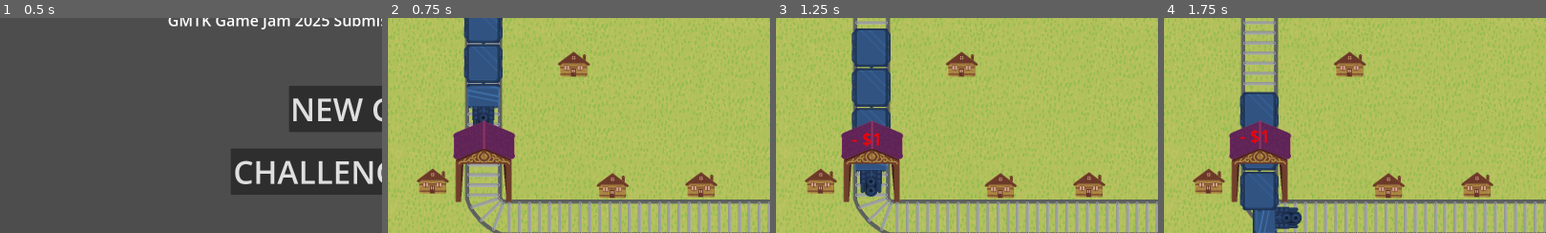
Above: before the commit, frames 1-4 (left to right).
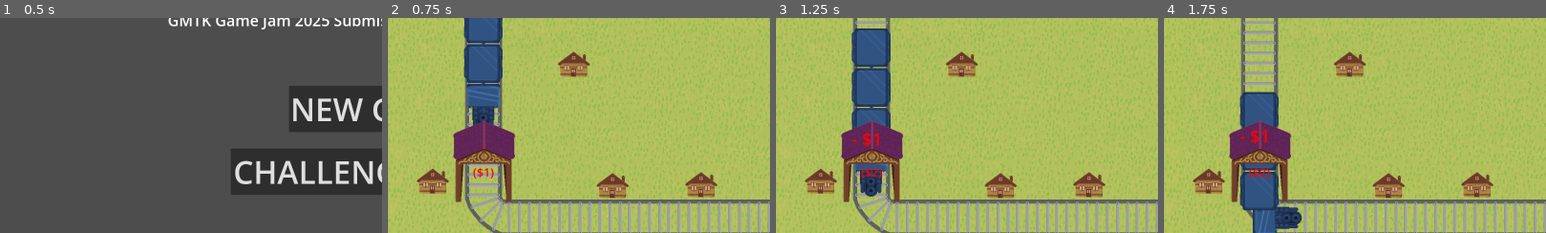
Above: after the commit, the same moments.

Repository: decadentpig/GMTK2025
Game: Godot game, scene res://main_menu.tscn
Same seed, same stepped clock (60 frames per second), same inputs: the game is played once before the commit and once after it.
Inputs (mouse positions are % of the whole screen's width and height, from its top left):
- Up to frame 1 (0.5 s): no input
- Up to frame 2 (0.75 s): click "CHALLENGE MODE" at 0.5 s
- Up to frame 3 (1.25 s): no input
- Up to frame 4 (1.75 s): move the mouse to (72, 45) at 1.27 s; click (72, 45) at 1.35 s
The pictures show only the part of the screen within x 0-50%, y 30-80%; the shares and areas given below are measured in that part.

Frame 1 is identical in both runs. In frame 2, 0.1% of the frame differs, in the area x 22-28%, y 69-75%; in frame 3, 0.1%; in frame 4, 0.1%.

Commit message:
Added tax upcoming label

Diff:
--- a/game_manager.gd
+++ b/game_manager.gd
@@ -37,6 +37,8 @@
 @export var node_spawns: Node2D
 @export var contract_spawns: Node2D
 @export var factory_spawns: Node2D
+
+@export var next_tax_label: Label
 
 func func_get_cord_for_side(side: Variant) -> int:
 	if typeof(side) == TYPE_INT:
@@ -1079,6 +1081,7 @@
 
 func _process(delta: float) -> void:
 	money_text.text = str(Stats.money)
+	next_tax_label.text = '($' + str(checkpoint_tax) + ')'
 
 func _physics_process(delta: float) -> void:
 	process_finite_state_machine()
--- a/scene.tscn
+++ b/scene.tscn
@@ -677,13 +677,14 @@
 debug_color = Color(0.936779, 0.0082163, 0.627694, 0.42)
 metadata/_edit_lock_ = true
 
-[node name="Game_Manager" type="Node2D" parent="." node_paths=PackedStringArray("ui_layer", "checkpoint_node", "node_spawns", "contract_spawns", "factory_spawns")]
+[node name="Game_Manager" type="Node2D" parent="." node_paths=PackedStringArray("ui_layer", "checkpoint_node", "node_spawns", "contract_spawns", "factory_spawns", "next_tax_label")]
 script = ExtResource("1_u3cyc")
 ui_layer = NodePath("../UI_Layer")
 checkpoint_node = NodePath("../Checkpoint_Node")
 node_spawns = NodePath("../Node_Spawns")
 contract_spawns = NodePath("../Contract_Spawns")
 factory_spawns = NodePath("../Factory_Spawns")
+next_tax_label = NodePath("../Checkpoint_Node/Next_Tax_Label")
 
 [node name="Money_Text" type="Label" parent="."]
 offset_left = 2094.0
@@ -723,6 +724,17 @@
 position = Vector2(-1, -27)
 texture = ExtResource("7_xlvrw")
 
+[node name="Next_Tax_Label" type="Label" parent="Checkpoint_Node"]
+custom_minimum_size = Vector2(128, 0)
+offset_left = -66.0
+offset_top = -18.0
+offset_right = 62.0
+offset_bottom = 5.0
+theme_override_colors/font_color = Color(1, 0, 0, 1)
+theme_override_font_sizes/font_size = 37
+text = "($???)"
+horizontal_alignment = 1
+
 [node name="UI_Layer" type="CanvasLayer" parent="."]
 
 [node name="Lower_Decorative" type="Node2D" parent="."]
